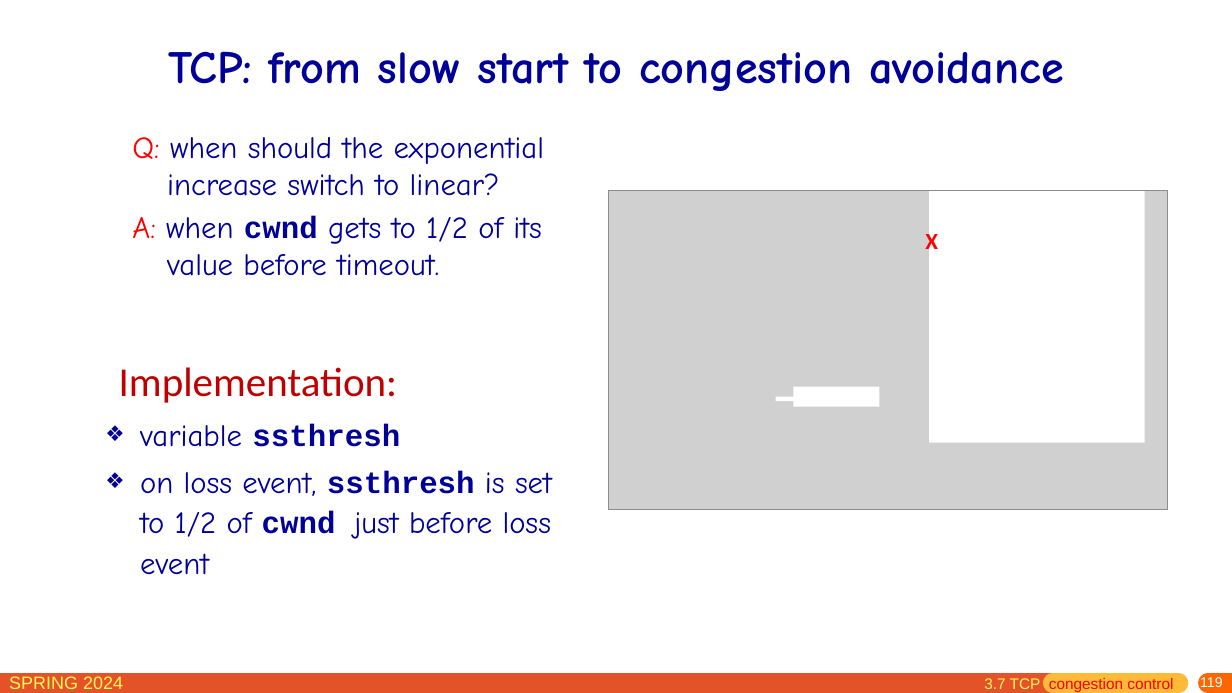
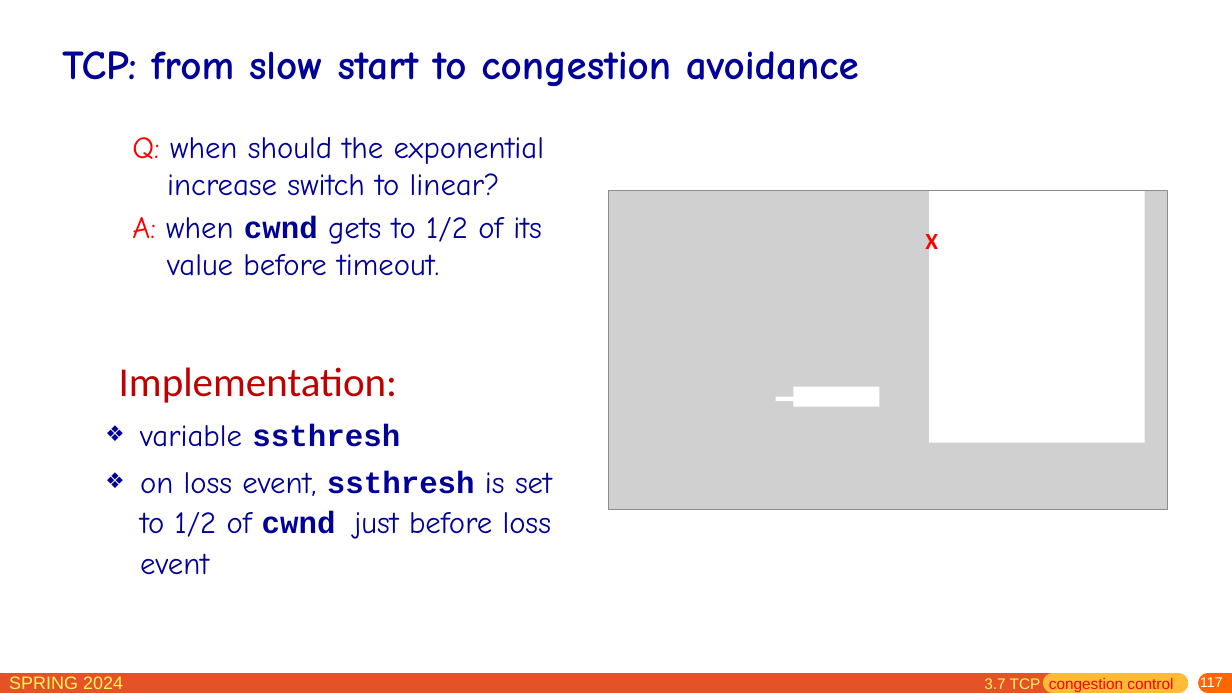
Before and after one commit to network-whu/slides, a slide deck: slide 117 of pptx/chapter3.pptx (slide 119 before the commit). Drawn at 1232x693 pixels with LibreOffice and Linux fonts; fonts in the diff are those of the drawing; grey boxes stand for pictures. Boxes give left, top, right and bottom in pixels: in the first picture for what was removed or moved away, otherwise in the second. Text is boxed around its words. In the diff, an @@ line names an element or a change of style, - is before the commit and + after.

```diff
--- a/pptx/chapter3.pptx
+++ b/pptx/chapter3.pptx
@@ title "TCP: from slow start to ...": place and size @@
-title "TCP: from slow start to ..." at box(168, 51, 1063, 91)
+title "TCP: from slow start to ..." at box(62, 51, 859, 86)
@@ title "TCP: from slow start to ..." at box(62, 51, 859, 86): size 36 to 32 pt; alignment centre to left @@
@@ page number at box(1200, 676, 1223, 691): text changed @@
-119
+117
```
Also in this commit, not shown: 21 other slides changed, 3 slides removed.
